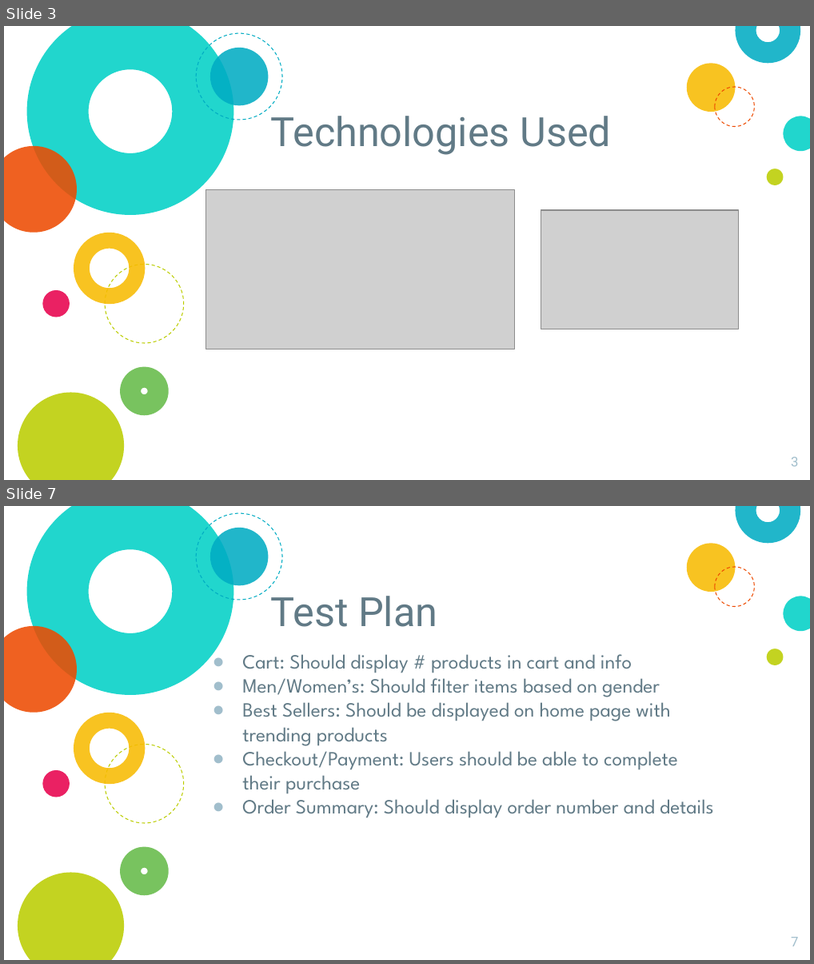
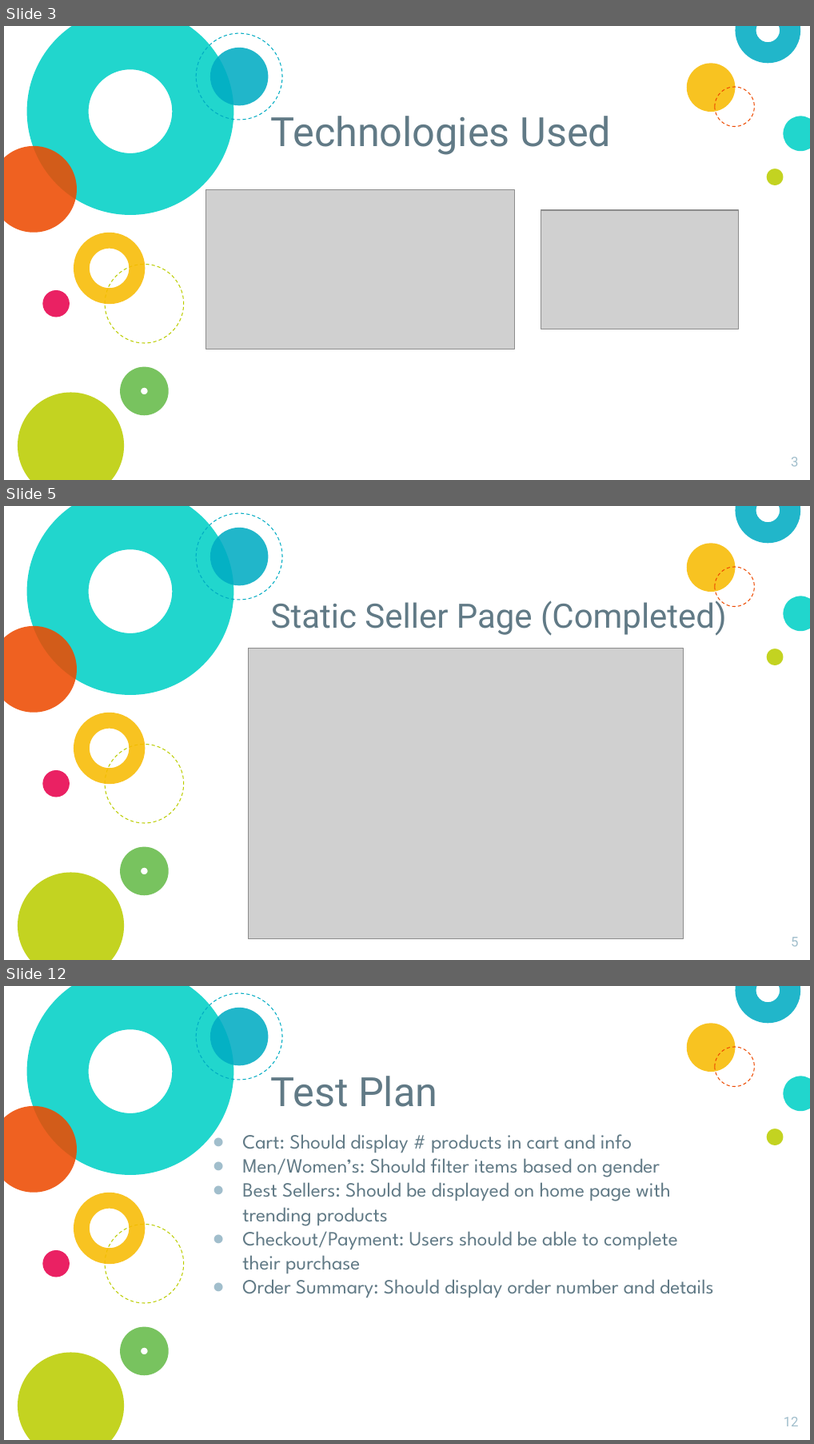
Before and after one commit to mitrjain/eCommerce, a slide deck: weekly_team_presentation/Gladiators week7.pptx. Shown one above the other, each under a label of ours: slides 3 and 7 before the commit, slides 3, 5 and 12 after it; the slides between them are not shown. The pictures are 814x964 and 814x1444 pixels, drawn with LibreOffice and Linux fonts; fonts in the diff are those of the drawing; grey boxes stand for pictures. Boxes give left, top, right and bottom in pixels: in the first picture for what was removed or moved away, otherwise in the second. Text is boxed around its words. In the diff, an @@ line names an element or a change of style, - is before the commit and + after.

```diff
--- a/weekly_team_presentation/Gladiators week7.pptx
+++ b/weekly_team_presentation/Gladiators week7.pptx
@@ slide 5 added at [4,506,810,960], background #FFFFFF; not listed: 14 template elements that a slide beside it also shows @@
@@ title added at [271,597,727,636], 30 pt, text #617A86 @@
+Static Seller Page (Completed)
@@ picture added at [248,648,684,938] @@
@@ page number added at [791,936,798,946], 12 pt, text #A1BECC @@
+5
@@ what was slide 7 is now slide 12 @@
@@ page number at [784,1416,799,1426]: text changed @@
-7
+12
```
Also in this commit, not shown: 2 slides changed, 5 other slides added, 1 slide removed.
